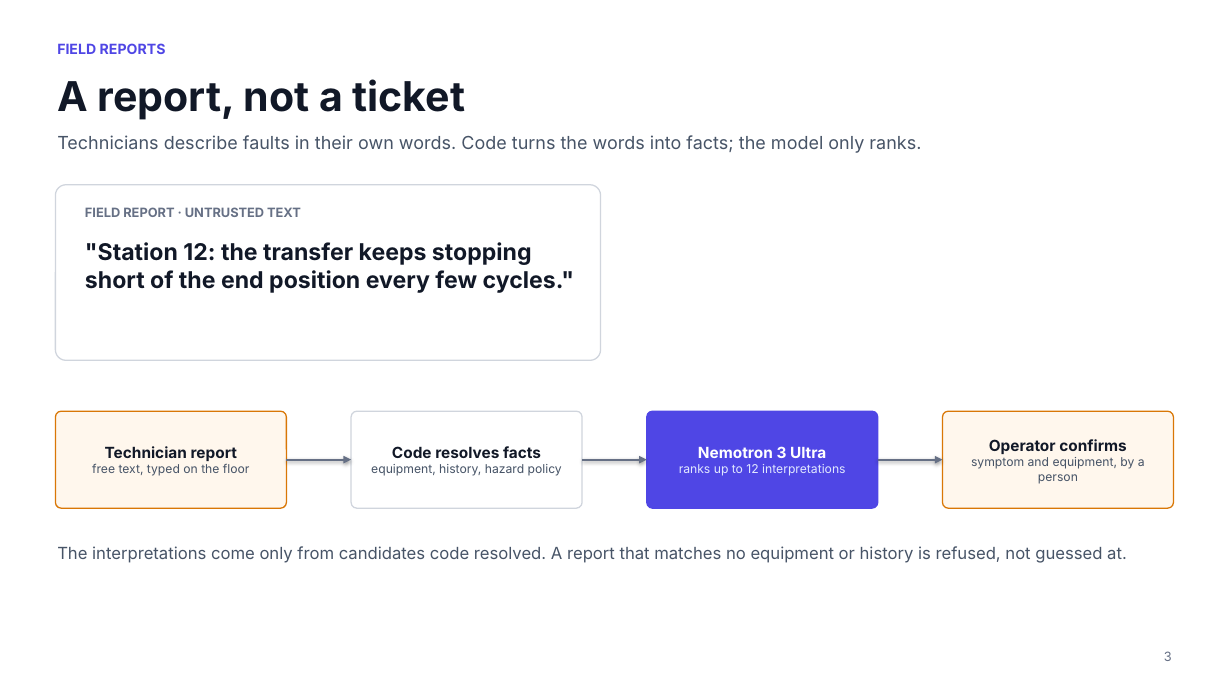
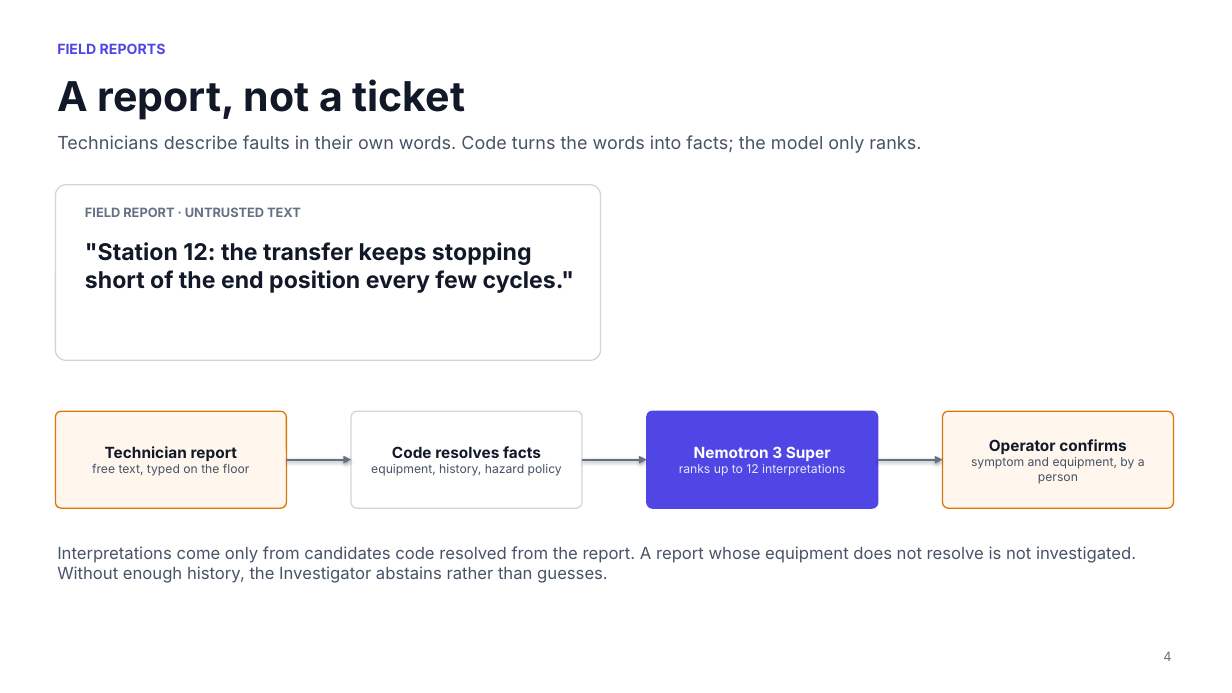
Before and after one commit to e8aura-makodev58/nebius-compass, a slide deck: slide 4 of docs/nebius/deck/ResponseCompass-nebius-deck.pptx (slide 3 before the commit). Drawn at 1232x693 pixels with LibreOffice and Linux fonts; fonts in the diff are those of the drawing; background and template pictures are left out. Boxes give left, top, right and bottom in pixels: in the first picture for what was removed or moved away, otherwise in the second. Text is boxed around its words. In the diff, an @@ line names an element or a change of style, - is before the commit and + after.

```diff
--- a/docs/nebius/deck/ResponseCompass-nebius-deck.pptx
+++ b/docs/nebius/deck/ResponseCompass-nebius-deck.pptx
@@ text in rounded rectangle at bbox=[694, 446, 831, 461]: text changed @@
-Nemotron 3 Ultra
+Nemotron 3 Super
@@ text at bbox=[57, 546, 1136, 583]: text changed @@
-The interpretations come only from candidates code resolved. A report that matches no equipment or history is refused, not guessed at.
+Interpretations come only from candidates code resolved from the report. A report whose equipment does not resolve is not investigated. Without enough history, the Investigator abstains rather than guesses.
@@ text at bbox=[1163, 651, 1171, 661]: text changed @@
-3
+4
```
Also in this commit, not shown: 17 other slides changed, 1 slide added, 2 other files.
